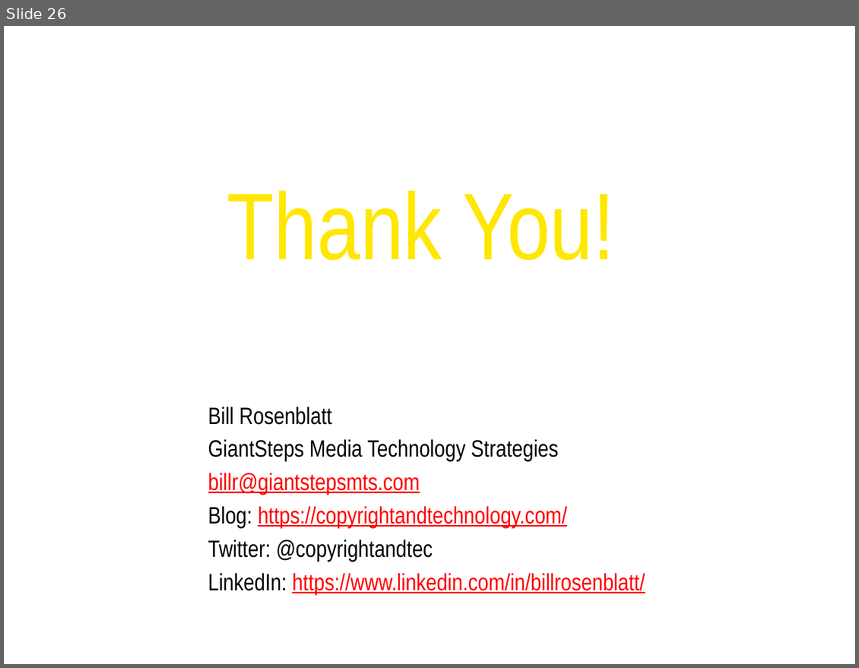
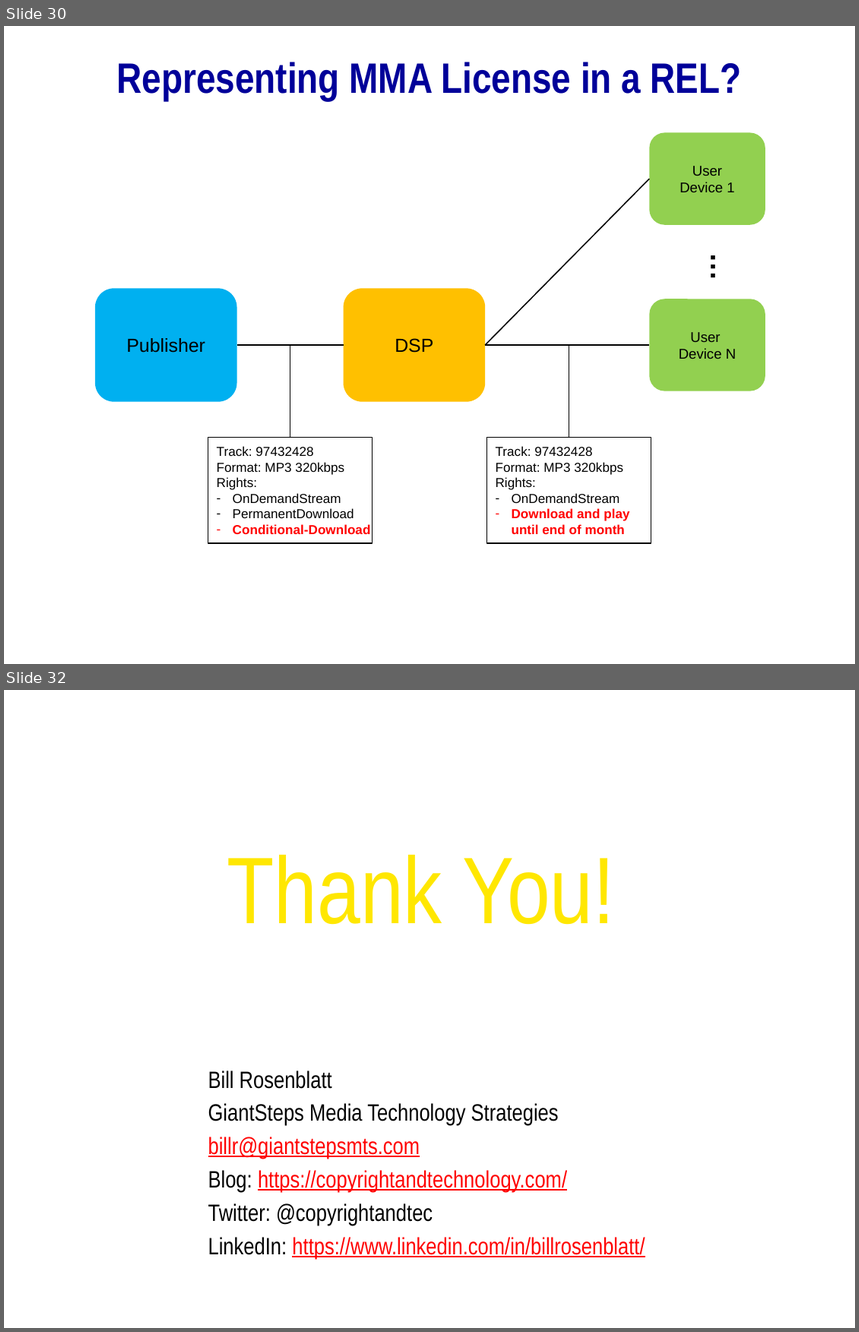
Before and after one commit to mitmedialab/2019-MIT-Computational-Law-Course, a slide deck: Presentations/Rights Expression Languages.pptx. Shown one above the other, each under a label of ours: slide 26 before the commit, slides 30 and 32 after it; the slides between them are not shown. The pictures are 859x668 and 859x1332 pixels, drawn with LibreOffice and Linux fonts; fonts in the diff are those of the drawing; background and template pictures are left out. Boxes give left, top, right and bottom in pixels: in the first picture for what was removed or moved away, otherwise in the second. Text is boxed around its words. In the diff, an @@ line names an element or a change of style, - is before the commit and + after.

```diff
--- a/Presentations/Rights Expression Languages.pptx
+++ b/Presentations/Rights Expression Languages.pptx
@@ slide 30 added at (4,26,855,664), background #FFFFFF @@
@@ title added at (117,62,742,100), 36 pt, text #000099, bold @@
+Representing MMA License in a REL?
@@ rounded rectangle added at (649,132,765,224), fill #92D050, 12 pt, text #000000 @@
+User
+Device 1
@@ line added from (485, 345) to (649, 180), #000000 1 pt @@
@@ text added at (692,244,743,281), 24 pt, text #000000, bold @@
+…
@@ rounded rectangle added at (95,288,237,401), fill #00B0F0, 16 pt, text #000000 @@
+Publisher
@@ rounded rectangle added at (344,288,486,401), fill #FFC000, 16 pt, text #000000 @@
+DSP
@@ rounded rectangle added at (649,300,765,391), fill #92D050, 12 pt, text #000000 @@
+User
+Device N
@@ line added from (237, 345) to (344, 345), #000000 1 pt @@
@@ line added from (290, 437) to (290, 345), #000000 1 pt @@
@@ line added from (485, 345) to (649, 345), #000000 1 pt @@
@@ line added from (569, 437) to (569, 345), #000000 1 pt @@
@@ rectangle added at (208,437,373,544), outline #000000 1 pt, 11 pt, text #000000 @@
+Track: 97432428
+Format: MP3 320kbps
+Rights:
+– OnDemandStream
+– PermanentDownload
+– Conditional-Download
@@ rectangle added at (487,437,651,544), outline #000000 1 pt, 11 pt, text #000000 @@
+Track: 97432428
+Format: MP3 320kbps
+Rights:
+– OnDemandStream
+– Download and play
+  until end of month
@@ what was slide 26 is now slide 32 @@
```
Also in this commit, not shown: 13 slides changed, 7 other slides added, 2 slides removed, 1 other file.
